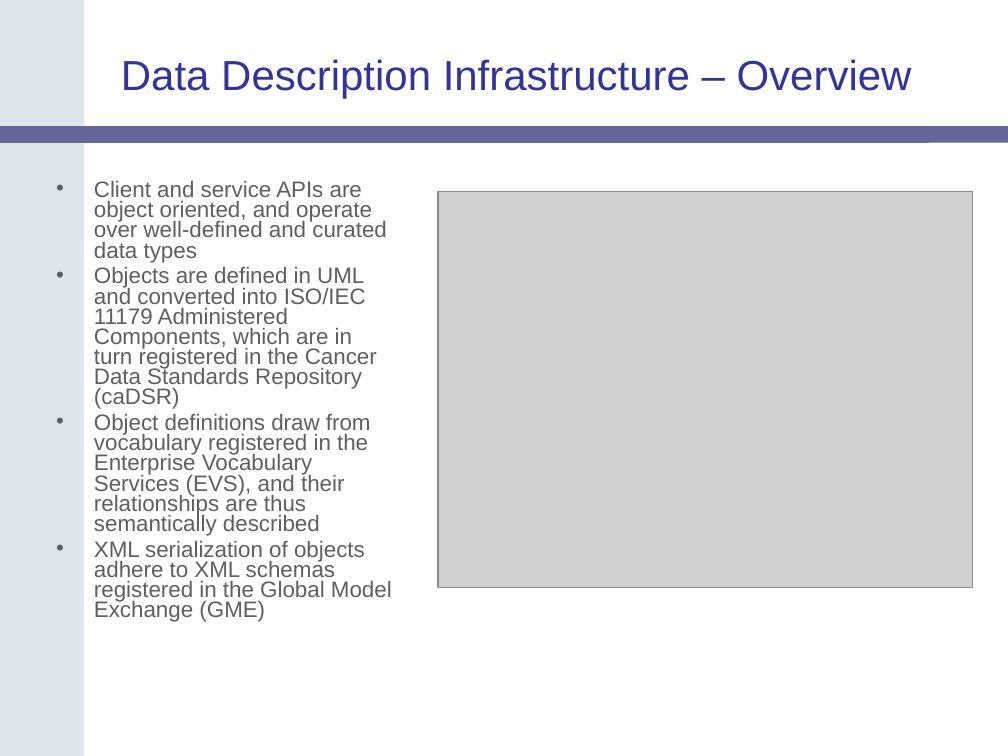
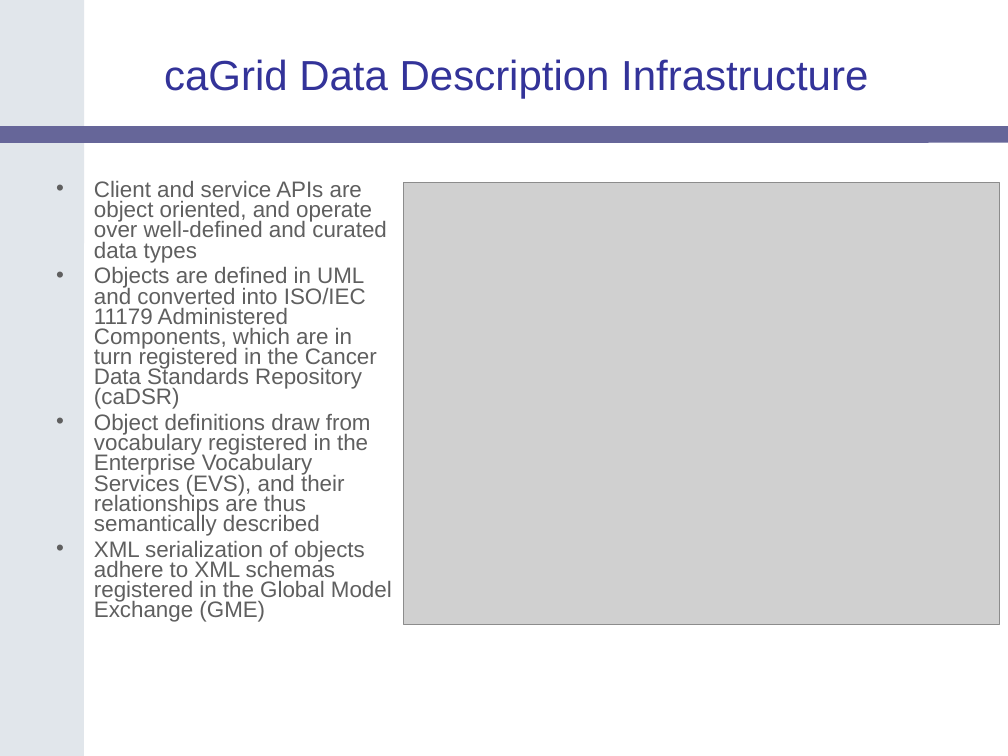
Before and after one commit to NCIP/cagrid-docs, a slide deck: slide 9 of presentations/200604_AnnualMeeting/caGrid-1.0-Architecture_caBIG-Annual-Meeting06.ppt (slide 6 before the commit). Drawn at 1008x756 pixels with LibreOffice and Linux fonts; fonts in the diff are those of the drawing; grey boxes stand for pictures; background and template pictures are left out. Boxes give left, top, right and bottom in pixels: in the first picture for what was removed or moved away, otherwise in the second. Text is boxed around its words. In the diff, an @@ line names an element or a change of style, - is before the commit and + after.

Commit message:
update to overview

```diff
--- a/presentations/200604_AnnualMeeting/caGrid-1.0-Architecture_caBIG-Annual-Meeting06.ppt
+++ b/presentations/200604_AnnualMeeting/caGrid-1.0-Architecture_caBIG-Annual-Meeting06.ppt
@@ title at bbox=[164, 59, 868, 99]: text changed @@
-Data Description Infrastructure – Overview
+caGrid Data Description Infrastructure
@@ picture: place and size @@
-picture at bbox=[438, 192, 974, 588]
+picture at bbox=[403, 182, 1000, 624]
```
Also in this commit, not shown: 3 other slides changed, 9 slides added, 1 slide removed.
